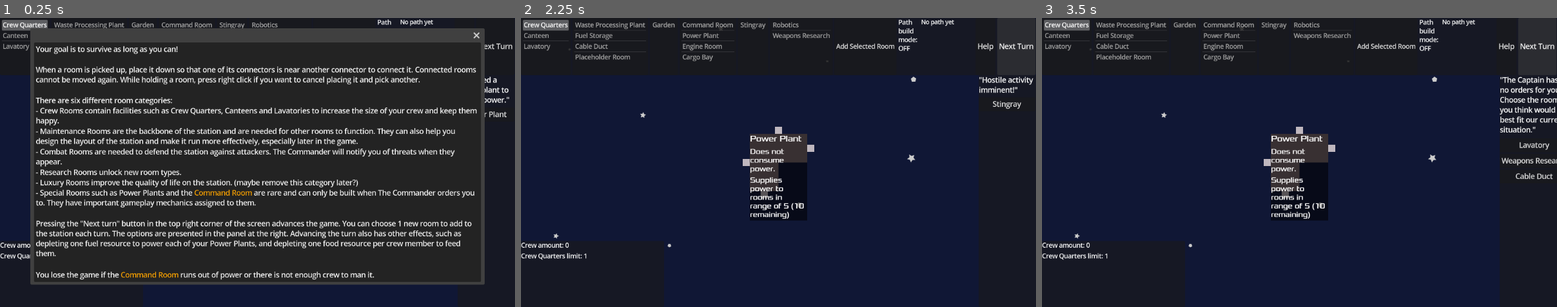
Above: before the commit, frames 1-3 (left to right).
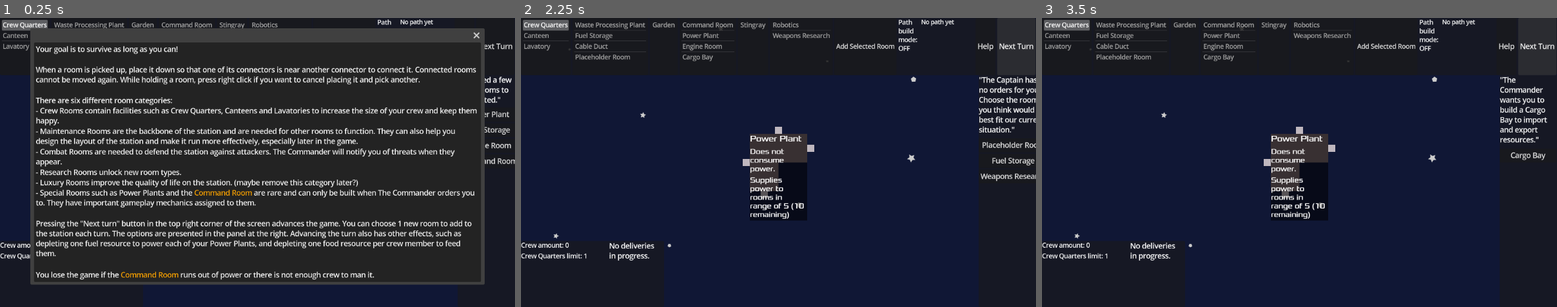
Above: after the commit, the same moments.

Repository: juhanikat/mothership
Game: Godot game, scene res://scenes/main.tscn
Same seed, same stepped clock (60 frames per second), same inputs: the game is played once before the commit and once after it.
Inputs (mouse positions are in pixels of both pictures, inside the frame that each line leads up to):
- Up to frame 1 (0.25 s): no input
- Up to frame 2 (2.25 s): click "Fuel" at 0.5 s; click (788, 162) at 1.25 s, where only the run after the commit has a clickable "Rations"; click "Next Turn" at 2 s
- Up to frame 3 (3.5 s): click "Next Turn" at 2.75 s

The runs differ from the first frame. In frame 1, 0.4% of the frame differs, in the area x 94-100%, y 20-51%; in frame 2, 1.4%; in frame 3, 1.4%, in the area x 17-100%, y 20-84%.

Commit message:
small fixes

Diff:
--- a/RoomData.gd
+++ b/RoomData.gd
@@ -158,7 +158,7 @@
 	"room_category": RoomCategory.MAINTENANCE_ROOM,
 	"power_usage": 0,
 	"always_activated": true,
-	"fuel_amount": 3
+	"fuel_amount": 5
 }
 
 const _placeholder_room_data: Dictionary[String, Variant] = {
--- a/captain/CaptainData.gd
+++ b/captain/CaptainData.gd
@@ -10,7 +10,7 @@
 enum StartingOrder {POWER_PLANT_ORDER, ENGINE_ROOM_ORDER, FUEL_STORAGE_ORDER, COMMAND_ROOM_ORDER}
 
 # The normal orders.
-enum Order {NEUTRAL_ORDER, COMBAT_WARNING_ORDER, COMBAT_CRITICAL_ORDER, CREW_ORDER}
+enum Order {NEUTRAL_ORDER, CARGO_BAY_ORDER, COMBAT_WARNING_ORDER, COMBAT_CRITICAL_ORDER, CREW_ORDER}
 
 const ROOMS = RoomData.RoomType
 # If an order has a "room_category" array, then any room that is in those categories can appear.
@@ -20,34 +20,22 @@
 
 
 ## Use these in other scripts.
-const starting_orders = [_power_plant_order, _engine_room_order, _fuel_storage_order, _command_room_order]
-
-const orders = {Order.NEUTRAL_ORDER: _neutral_order,
-				Order.COMBAT_WARNING_ORDER: _combat_warning_order,
-				Order.COMBAT_CRITICAL_ORDER: _combat_critical_order
-				}
-
-
-
-const _power_plant_order = {
-	"description": "We need a power plant to supply power.",
-	"rooms": [ROOMS.POWER_PLANT]
+const starting_order = {
+	"description": "We need a few basic rooms to get started.",
+	"rooms": [ROOMS.POWER_PLANT, ROOMS.FUEL_STORAGE, ROOMS.ENGINE_ROOM, ROOMS.COMMAND_ROOM]
 	}
 
-const _fuel_storage_order = {
-	"description": "Fuel storage!",
-	"rooms": [ROOMS.FUEL_STORAGE]
+# Orders that can be chosen randomly
+const basic_orders = {
+	Order.NEUTRAL_ORDER: _neutral_order,
+	Order.COMBAT_WARNING_ORDER: _combat_warning_order,
+	Order.COMBAT_CRITICAL_ORDER: _combat_critical_order
 	}
 
-const _engine_room_order = {
-	"description": "Engine room!",
-	"rooms": [ROOMS.ENGINE_ROOM]
-	}
-
-const _command_room_order = {
-	"description": "Command room!",
-	"rooms": [ROOMS.COMMAND_ROOM]
-	}
+# These orders can appear e.g. on specific turns
+const special_orders = {
+	Order.CARGO_BAY_ORDER: _cargo_bay_order
+}
 
 
 const _neutral_order = {
@@ -60,6 +48,13 @@
 		ROOM_CATEGORIES.LUXURY_ROOM
 	],
 	"choose_from": 3
+	}
+
+const _cargo_bay_order = {
+	"description": "The Commander wants you to build a Cargo Bay to import and export resources.",
+	"rooms": [
+		ROOMS.CARGO_BAY
+	]
 	}
 
 const _combat_warning_order = {
--- a/captain/CaptainFunctions.gd
+++ b/captain/CaptainFunctions.gd
@@ -4,36 +4,35 @@
 ## Holds functions related to the selection of new rooms etc.
 ## Actual HUD for the room selection is elsewhere.
 ## Also check out CaptainData.gd.
-static var starting_orders = CaptainData.starting_orders.duplicate(true)
-static var orders = CaptainData.orders.duplicate(true)
+static var starting_order = CaptainData.starting_order.duplicate(true)
+static var orders = CaptainData.basic_orders.duplicate(true)
+static var special_orders = CaptainData.special_orders.duplicate(true)
 
 
-# NOTE: The orders appended to these Arrays are modified from the original orders!
-static var starting_order_history: Array[Dictionary] = []
+# NOTE: The orders appended to this Array are modified from the original orders!
 static var order_history: Array[CaptainData.Order] = []
 
 
 
-## Returns the next starting order in the starting_orders list, removing it from that list,
-## and converting the "rooms" value from enums to room_data dicts.
-static func next_starting_order() -> Dictionary:
-	var new_order: Dictionary = starting_orders.pop_front().duplicate(true)
+## Returns the starting order. Converts the "rooms" value from enums to room_data dicts.
+static func get_starting_order() -> Dictionary:
+	var new_order: Dictionary = starting_order.duplicate(true)
 	var room_data_array = []
 	for room_enum in new_order.rooms:
 		room_data_array.append(RoomData.room_data[room_enum])
 
 	new_order.erase("rooms")
 	new_order["selected_rooms"] = room_data_array
-	starting_order_history.append(new_order)
 	return new_order
 
 
 ## Returns a random order from the orders dict, converting the "rooms" value from enums to room_data dicts.
 ## If the order contains a "choose_from" field with value n, n random rooms are selected from the list.
-static func random_order() -> Dictionary:
+static func get_random_order() -> Dictionary:
 	var shuffled_keys = orders.keys().duplicate(true)
 	shuffled_keys.shuffle()
 	var new_order: Dictionary = orders[shuffled_keys[0]].duplicate(true)
+	order_history.append(shuffled_keys[0])
 
 	var room_data_array = []
 
@@ -53,5 +52,29 @@
 	new_order.erase("rooms")
 	new_order.erase("room_categories")
 	new_order["selected_rooms"] = room_data_array
-	starting_order_history.append(new_order)
 	return new_order
+
+
+static func get_specific_order(order_enum: CaptainData.Order) -> Dictionary:
+	var new_order: Dictionary = special_orders[order_enum].duplicate(true)
+	order_history.append(order_enum)
+
+	var room_data_array = []
+
+	if "room_categories" in new_order:
+		# if order has categories instead of specific rooms
+		for room_data_dict in RoomData.room_data.values():
+			if room_data_dict["room_category"] in new_order.room_categories:
+				room_data_array.append(room_data_dict)
+	else:
+		for room_enum in new_order.rooms:
+			room_data_array.append(RoomData.room_data[room_enum])
+
+	if "choose_from" in new_order:
+		room_data_array.shuffle()
+		room_data_array = room_data_array.slice(0, new_order["choose_from"])
+
+	new_order.erase("rooms")
+	new_order.erase("room_categories")
+	new_order["selected_rooms"] = room_data_array
+	return new_order
--- a/room/RoomGameplay.gd
+++ b/room/RoomGameplay.gd
@@ -56,11 +56,13 @@
 	if parent_room_type == RoomType.CREW_QUARTERS:
 		parent_room.add_to_group("CrewQuarters")
 	elif parent_room_type == RoomType.FUEL_STORAGE:
-		fuel_remaining = 3
+		fuel_remaining = _data["fuel_amount"]
+		parent_room.add_to_group("FuelStorage")
 	elif parent_room_type == RoomType.LAVATORY:
 		parent_room.add_to_group("Lavatory")
 	elif parent_room_type == RoomType.WPP:
 		parent_room.add_to_group("WPP")
+
 
 	power_usage = _data["power_usage"]
 
@@ -236,11 +238,23 @@
 			delivery_in_progress = false
 			cannot_be_deactivated = false
 			if current_delivery.type == "Fuel":
-				GlobalNotice.display("Fuel delivered.")
-				deactivate_room()
-				return
-
-			push_error("Invalid delivery type!!")
+				var all_fuel_storages = get_tree().get_nodes_in_group("FuelStorage")
+				if not all_fuel_storages:
+					GlobalNotice.display("Could not deliver Fuel: There aren't any Fuel Storages on the station.")
+					return
+				else:
+					var random_fuel_storage = all_fuel_storages.pick_random()
+					random_fuel_storage.gameplay.fuel_remaining += 5
+					random_fuel_storage.room_info.update_fuel_remaining_label(random_fuel_storage.gameplay.fuel_remaining)
+					GlobalNotice.display("Fuel delivered.")
+			elif current_delivery.type == "Rations":
+				GlobalNotice.display("Rations delivered.")
+			else:
+				push_error("Invalid delivery type!!")
+			deactivate_room()
+			return
+
+
 
 
 ## Things that need to be done as soon as the room is connected are here.
--- a/room/room.gd
+++ b/room/room.gd
@@ -84,6 +84,7 @@
 	for own_connector in get_own_connectors():
 		raycast.add_exception(own_connector)
 	if "facing" in _data:
+		raycast.show()
 		match _data.facing:
 			"up":
 				raycast.target_position = Vector2(0, -50000)
--- a/room/room.tscn
+++ b/room/room.tscn
@@ -51,6 +51,7 @@
 [node name="Connectors" type="Node2D" parent="."]
 
 [node name="RayCast2D" type="RayCast2D" parent="."]
+visible = false
 collide_with_areas = true
 
 [connection signal="area_entered" from="." to="." method="_on_area_entered"]
--- a/scenes/hud.gd
+++ b/scenes/hud.gd
@@ -50,6 +50,7 @@
 
 	path_build_mode_label.text = "Path build mode: OFF"
 	path_info_label.text = "No path yet"
+	delivery_info_label.text = "No deliveries in progress."
 
 	for room_data in RoomData.room_data.values():
 		room_category_to_item_list[room_data["room_category"]].add_item(room_data["room_name"])
@@ -61,8 +62,6 @@
 
 	crew_quarters_limit = main.crew_quarters_limit
 	crew_quarters_limit_label.text = "Crew Quarters limit: %s" % [str(crew_quarters_limit)]
-
-	delivery_info_label.text = ""
 
 
 func find_room_data_by_name(room_name: String) -> Dictionary:
@@ -103,6 +102,8 @@
 
 func show_cargo_popup(cargo_bay: Room) -> void:
 	for button: Button in cargo_options_box.get_children():
+		if len(button.pressed.get_connections()) > 0:
+			button.pressed.disconnect(_on_cargo_options_button_pressed)
 		button.pressed.connect(_on_cargo_options_button_pressed.bind(button.text, cargo_bay))
 	cargo_popup.popup()
 
@@ -137,12 +138,16 @@
 
 
 func _on_cargo_options_button_pressed(cargo_type: String, cargo_bay: Room) -> void:
+	# sets cargo type depending on the text of the Button pressed
 	main.order_cargo(cargo_type, cargo_bay)
 	cargo_popup.hide()
 
 
 func _on_delivery_status_changed(new_status: Dictionary) -> void:
-	delivery_info_label.text = "Delivering %s, turns left: %s" % [new_status.type, str(new_status.turns_left)]
+	if new_status.turns_left == 0:
+		delivery_info_label.text = "No deliveries in progress."
+	else:
+		delivery_info_label.text = "Delivering %s, turns left: %s" % [new_status.type, str(new_status.turns_left)]
 
 
 func _on_help_button_pressed() -> void:
--- a/scenes/hud.tscn
+++ b/scenes/hud.tscn
@@ -157,17 +157,22 @@
 [node name="CargoPopup" type="PopupPanel" parent="."]
 title = "Cargo"
 initial_position = 1
+size = Vector2i(119, 100)
 visible = true
 
 [node name="CargoOptionsHBox" type="HBoxContainer" parent="CargoPopup"]
 offset_left = 4.0
 offset_top = 4.0
-offset_right = 96.0
+offset_right = 115.0
 offset_bottom = 96.0
 
 [node name="FuelButton" type="Button" parent="CargoPopup/CargoOptionsHBox"]
 layout_mode = 2
 text = "Fuel"
+
+[node name="RationsButton" type="Button" parent="CargoPopup/CargoOptionsHBox"]
+layout_mode = 2
+text = "Rations"
 
 [node name="HelpPopup" type="PopupPanel" parent="."]
 initial_position = 1
@@ -208,4 +213,3 @@
 [connection signal="pressed" from="PanelContainer/TopBar/AddRoomButton" to="." method="_on_add_room_button_pressed"]
 [connection signal="pressed" from="PanelContainer/TopBar/HelpButton" to="." method="_on_help_button_pressed"]
 [connection signal="pressed" from="PanelContainer/TopBar/NextTurnButton" to="." method="_on_next_turn_button_pressed"]
-[connection signal="pressed" from="CargoPopup/CargoOptionsHBox/FuelButton" to="." method="_on_fuel_button_pressed"]
--- a/scenes/main.gd
+++ b/scenes/main.gd
@@ -42,7 +42,7 @@
 
 
 func _ready() -> void:
-	var first_order = CaptainFunctions.next_starting_order()
+	var first_order = CaptainFunctions.get_starting_order()
 	var possible_rooms: Array[Dictionary]
 	possible_rooms.assign(first_order.selected_rooms)
 	room_selection.show_order(first_order.description, possible_rooms)
@@ -167,7 +167,13 @@
 ## Gets a new order from the captain and shows the corresponding buttons in the HUD.
 func _on_next_turn() -> void:
 	turn += 1
-	var next_order = CaptainFunctions.random_order()
+
+	var next_order: Dictionary
+	if turn == 3:
+		next_order = CaptainFunctions.get_specific_order(CaptainData.Order.CARGO_BAY_ORDER)
+	else:
+		next_order = CaptainFunctions.get_random_order()
+
 	var possible_rooms: Array[Dictionary]
 	possible_rooms.assign(next_order.selected_rooms)
 	room_selection.clear_room_buttons()
@@ -207,15 +213,10 @@
 
 
 func order_cargo(order_type: String, ordering_cargo_bay: Room) -> bool:
-	if order_type == "Fuel":
-		print("fuel order made!")
 		var delivery = {"type": order_type, "turns_left": 3, "made_by": ordering_cargo_bay}
 		GlobalSignals.cargo_bay_order_made.emit(delivery)
 		return true
 
-	push_error("Undefined order type in new_cargo_order()!")
-	return false
-
 
 func _on_crew_added(amount: int) -> void:
 	total_crew += amount
